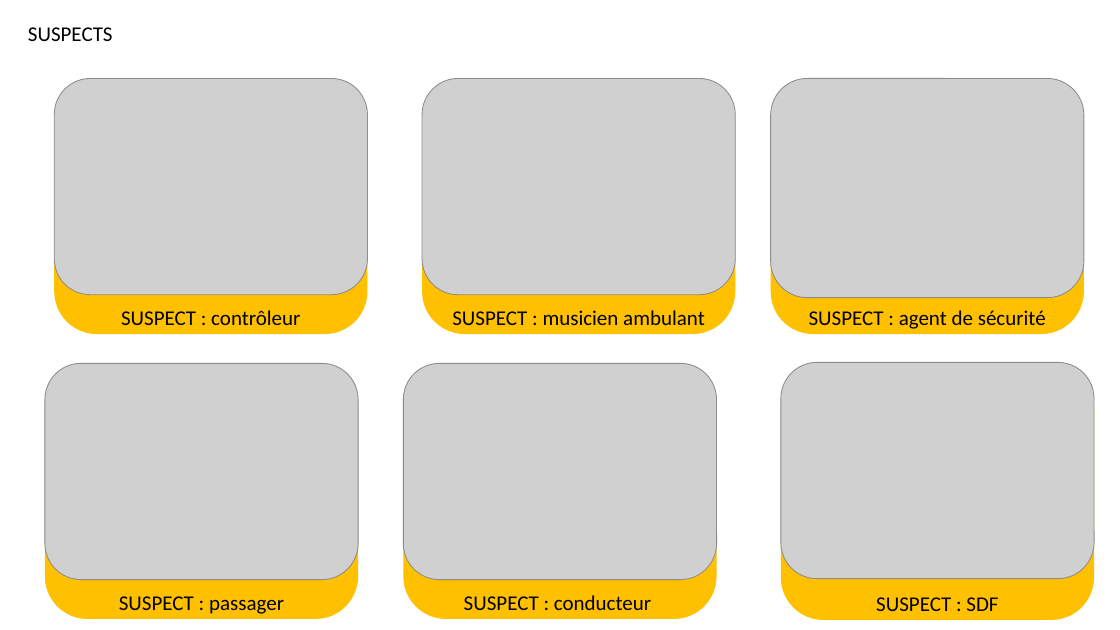
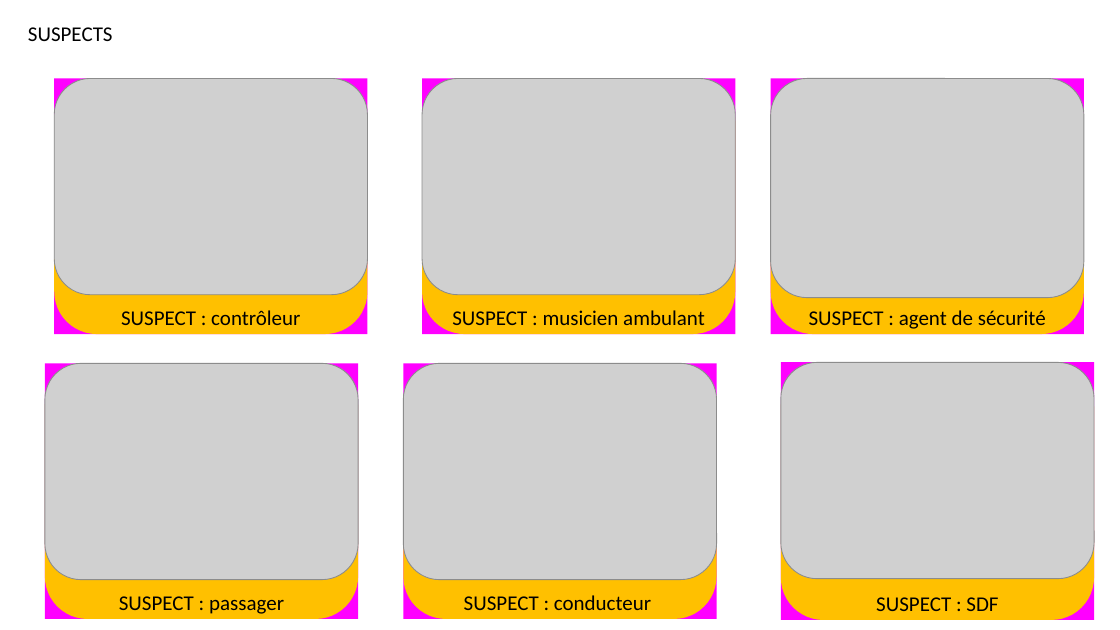
Before and after one commit to tristanqtn/2021_ece_cluedo_project, a slide deck: slide 8 of Présentation1.pptx. Drawn at 1120x630 pixels with LibreOffice and Linux fonts; fonts in the diff are those of the drawing; grey boxes stand for pictures. Boxes give left, top, right and bottom in pixels: in the first picture for what was removed or moved away, otherwise in the second. Text is boxed around its words. In the diff, an @@ line names an element or a change of style, - is before the commit and + after.

```diff
--- a/Présentation1.pptx
+++ b/Présentation1.pptx
@@ rectangle added at (x1=55, y1=78, x2=368, y2=334), fill #FF00FF @@
@@ rectangle added at (x1=422, y1=78, x2=735, y2=334), fill #FF00FF @@
@@ rectangle added at (x1=770, y1=78, x2=1084, y2=334), fill #FF00FF @@
@@ rectangle added at (x1=45, y1=363, x2=358, y2=618), fill #FF00FF @@
@@ rectangle added at (x1=403, y1=364, x2=717, y2=619), fill #FF00FF @@
@@ rectangle added at (x1=781, y1=362, x2=1095, y2=620), fill #FF00FF @@
```
Also in this commit, not shown: 1 other slide changed, 1 slide removed, 14 other files.
